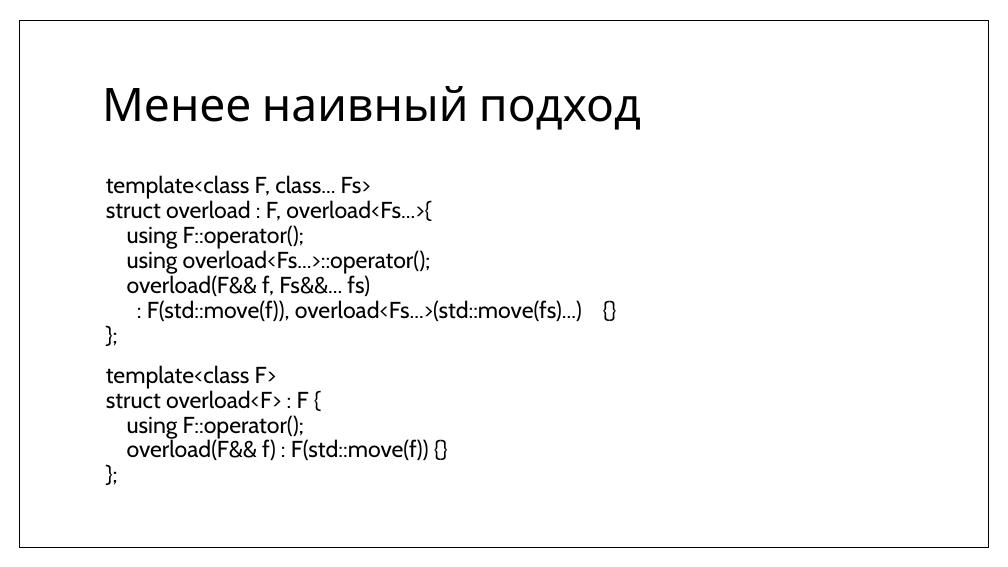
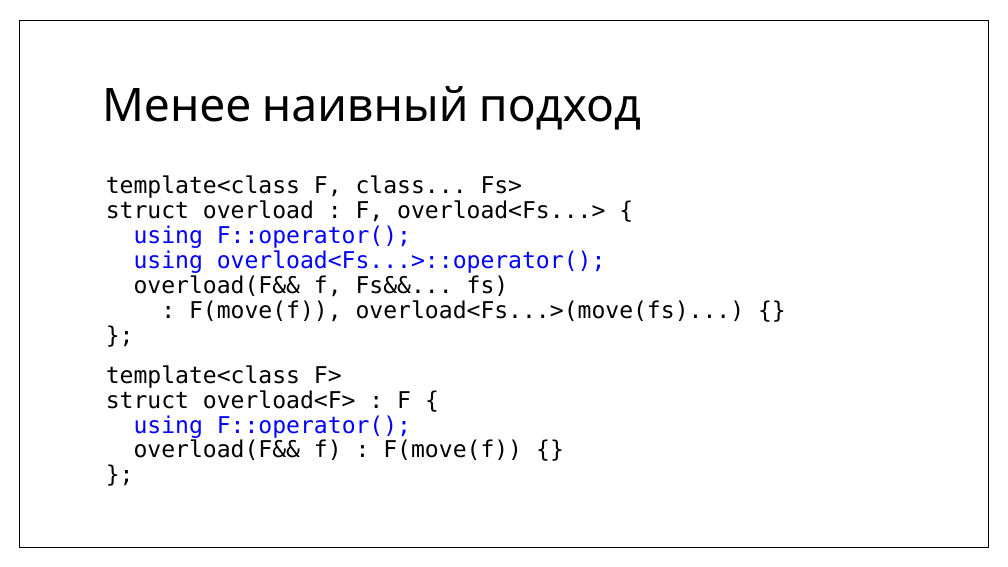
Before and after one commit to MIPT-ILab/cpp-lects-rus, a slide deck: slide 21 of slides/lec2-7-lambdas.pptx (slide 14 before the commit). Drawn at 1008x567 pixels with LibreOffice and Linux fonts; fonts in the diff are those of the drawing. Boxes give left, top, right and bottom in pixels: in the first picture for what was removed or moved away, otherwise in the second. Text is boxed around its words. In the diff, an @@ line names an element or a change of style, - is before the commit and + after.

```diff
--- a/slides/lec2-7-lambdas.pptx
+++ b/slides/lec2-7-lambdas.pptx
@@ text at box(106, 175, 745, 460): text changed; font Cabin to DejaVu Sans Mono @@
-template<class F, class... Fs>
-struct overload : F, overload<Fs...>{
-using F::operator();
-using overload<Fs...>::operator();
-overload(F&& f, Fs&&... fs)
-: F(std::move(f)), overload<Fs...>(std::move(fs)...) {}
-};
-template<class F>
-struct overload<F> : F {
-using F::operator();
-overload(F&& f) : F(std::move(f)) {}
-};
+template<class F, class... Fs>
+struct overload : F, overload<Fs...> {
+using F::operator();
+using overload<Fs...>::operator();
+overload(F&& f, Fs&&... fs)
+: F(move(f)), overload<Fs...>(move(fs)...) {}
+};
+template<class F>
+struct overload<F> : F {
+using F::operator();
+overload(F&& f) : F(move(f)) {}
+};
```
Also in this commit, not shown: 13 other slides changed, 14 slides added, 10 other files.
